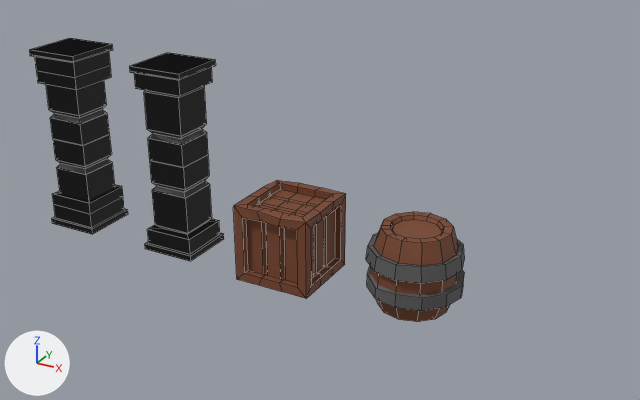
What one commit did to the Blender file BlenderProject_3.blend.
Camera for both pictures: a 50 mm camera at (8.12, -10.24, 6.42) aimed at (2.45, 0.07, 1.27). Lighting does not change. The marker at lower left points along +X, +Y and +Z. The older version comes first. Mesh edges are drawn as thin lines.

Objects in the first picture: 'Barrel', 'Crate', 'Fat Pillar', 'Skinny Pillar'.
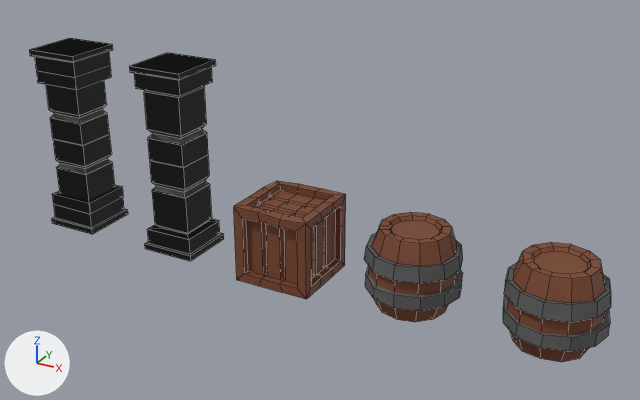
Commit message: Created Broken Crate

Where the change shows, as pixel boxes (x1, y1, x2, y2) in the pictures (640 x 400 px):
'Crate', moved
    before: (233, 180, 346, 299)
    after: (234, 181, 346, 299)
'Barrel 2', added
    after: (503, 242, 611, 362)
    faces in mat_wood_brown_002 (brown #79452c): (508, 242, 605, 362)
    faces in mat_metal_003 (dark grey #595959): (503, 263, 611, 352)
'Barrel', moved
    before: (366, 212, 465, 322)
    after: (364, 212, 463, 322)

The change in detail:
Material 'wood brown.002' (mat_wood_brown_002) is new.
Its base color is (0.191, 0.0595, 0.0251) (brown #79452c).
Its roughness is 0.703.
Material 'Metal.003' (mat_metal_003) is new.
Its base color is (0.101, 0.101, 0.101) (dark grey #595959).
Its roughness is 0.739.
Mesh me_cylinder_002 is new.
It has 182 vertices, 169 faces and spans x -1.04..0.99, y -1.0..1.01, z -3.89..8.11.
Faces by material slot: [50, 119].
It uses material mat_metal_003 (dark grey #595959).
It uses material mat_wood_brown_002 (brown #79452c).
Object 'Crate' (ob_crate) moves from (2.0, 0.0, 0.61) to (2.0, 0.0, 0.6).
Object 'Barrel' (ob_barrel) moves from (4.03, 0.0, 0.41) to (4.0, 0.0, 0.4).
Object 'Barrel 2' (ob_barrel_2) is new; it shows me_cylinder_002.
Its location is (6.0, 0.0, 0.4).
Its scale is (0.685, 0.685, 0.1).
